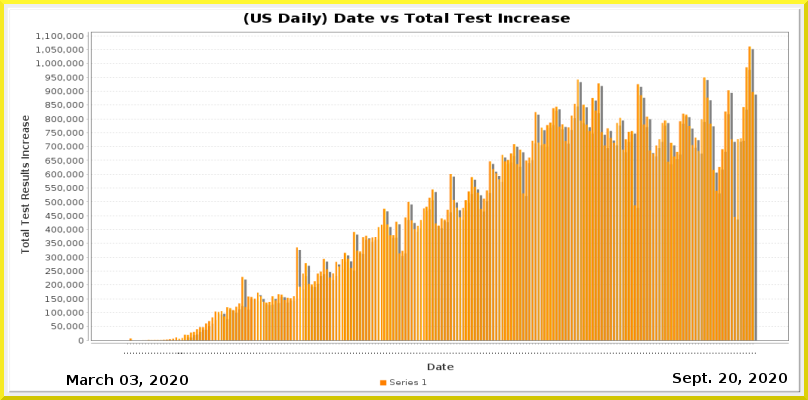
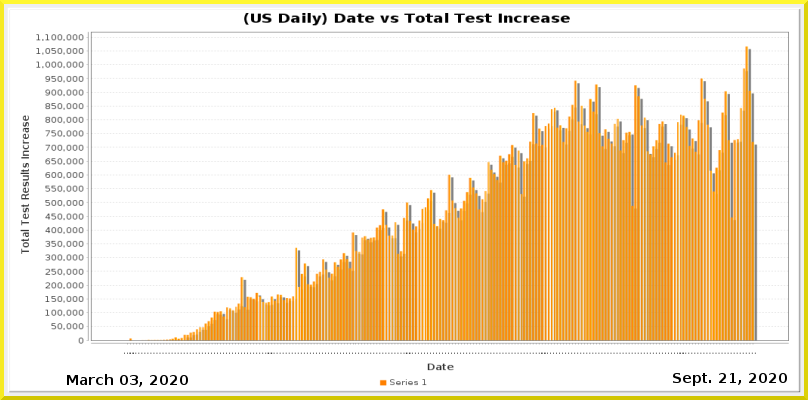
Two versions of the same layered image (808 x 400). Layer-by-layer changes:
painted on "Current Date" over [729,373,737,383]
painted on "Date_vs_TestIncrease.png" over [36,33,789,354]
